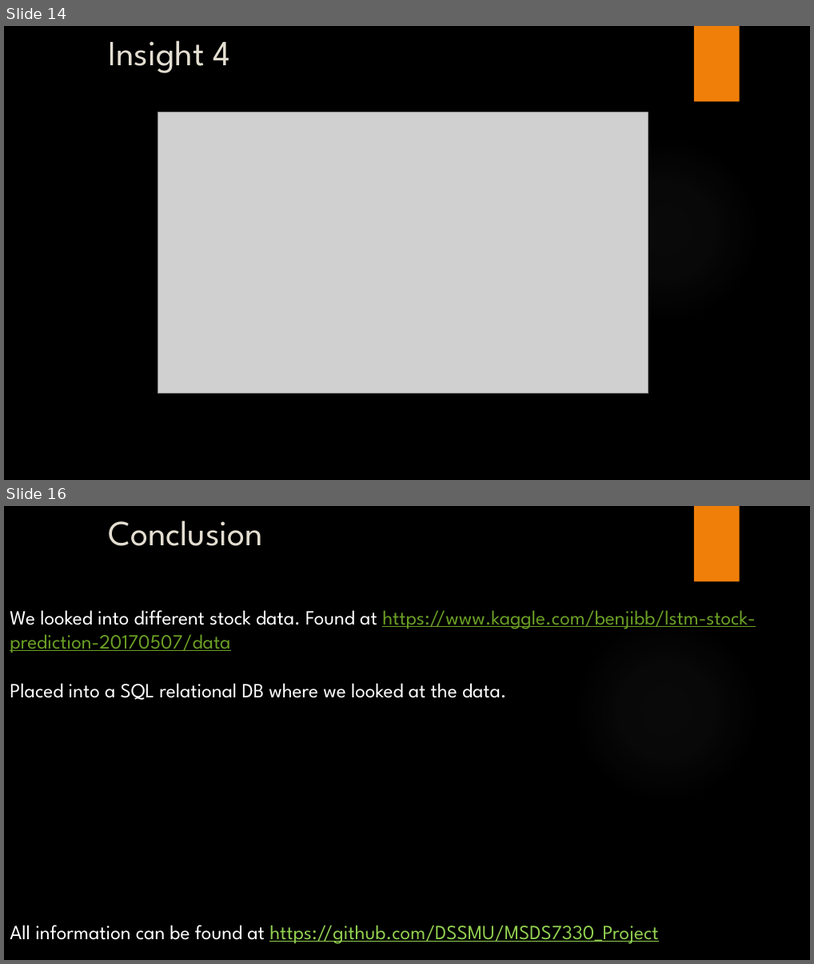
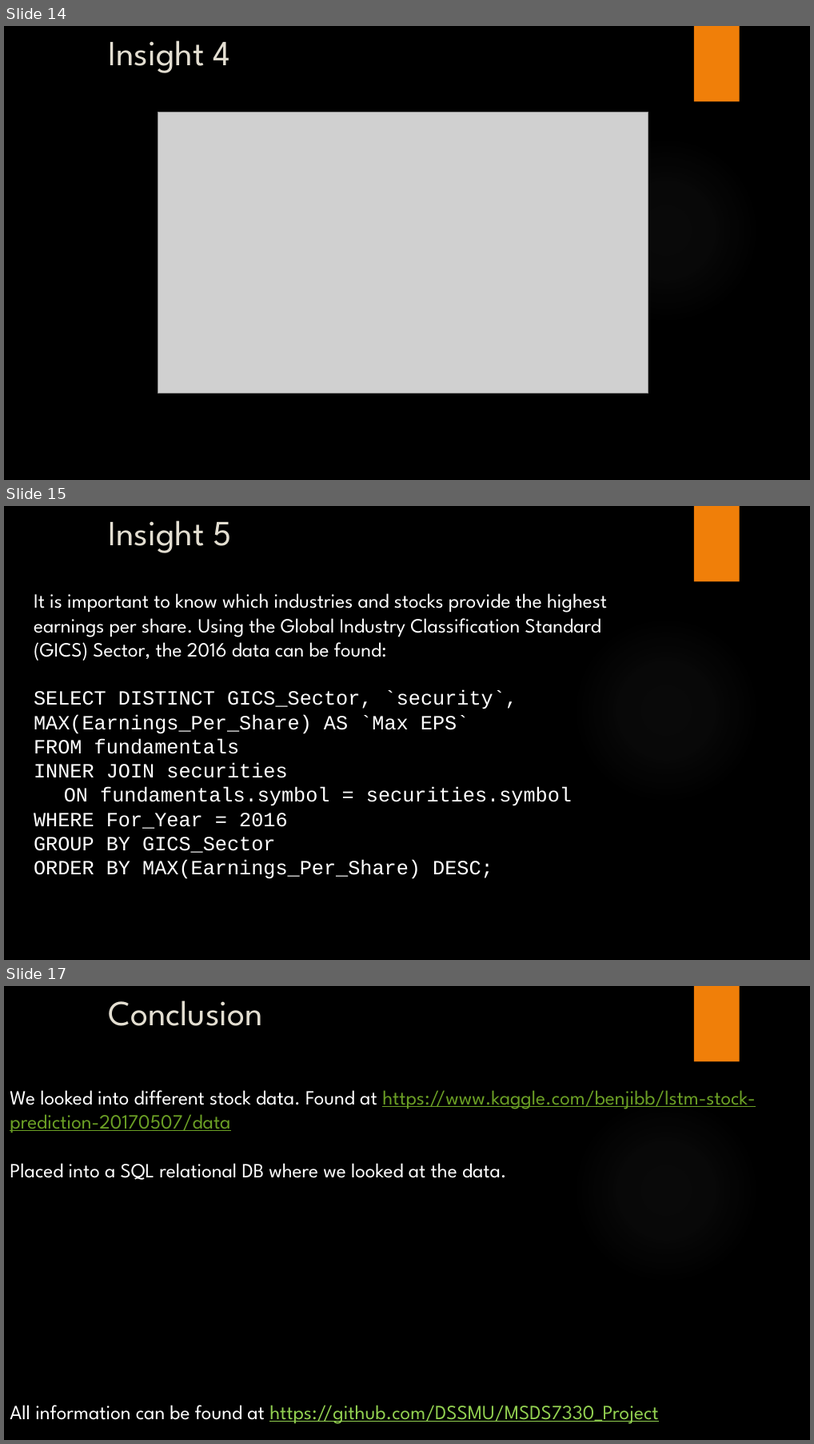
Before and after one commit to DSSMU/MSDS7330_Project, a slide deck: NYSE Analysis With MySQL.pptx. Shown one above the other, each under a label of ours: slides 14 and 16 before the commit, slides 14, 15 and 17 after it; the slides between them are not shown. The pictures are 814x964 and 814x1444 pixels, drawn with LibreOffice and Linux fonts; fonts in the diff are those of the drawing; grey boxes stand for pictures; background and template pictures are left out. Boxes give left, top, right and bottom in pixels: in the first picture for what was removed or moved away, otherwise in the second. Text is boxed around its words. In the diff, an @@ line names an element or a change of style, - is before the commit and + after.

Commit message:
Added insight 5

```diff
--- a/NYSE Analysis With MySQL.pptx
+++ b/NYSE Analysis With MySQL.pptx
@@ slide 15 added at (4, 506, 810, 960), background picture (left out); not listed: 2 template elements that a slide beside it also shows @@
@@ title added at (108, 520, 232, 553), 42 pt, text #E3DED1 @@
+Insight 5
@@ text added at (34, 593, 607, 879), 24 pt, text #FFFFFF @@
+It is important to know which industries and stocks provide the highest earnings per share. Using the Global Industry Classification Standard (GICS) Sector, the 2016 data can be found:
+SELECT DISTINCT GICS_Sector, `security`, MAX(Earnings_Per_Share) AS `Max EPS`
+FROM fundamentals
+INNER JOIN securities
+ON fundamentals.symbol = securities.symbol
+WHERE For_Year = 2016
+GROUP BY GICS_Sector
+ORDER BY MAX(Earnings_Per_Share) DESC;
@@ what was slide 16 is now slide 17 @@
```
Also in this commit, not shown: 5 slides changed, 1 other slide added, 1 slide removed, 3 other files.
